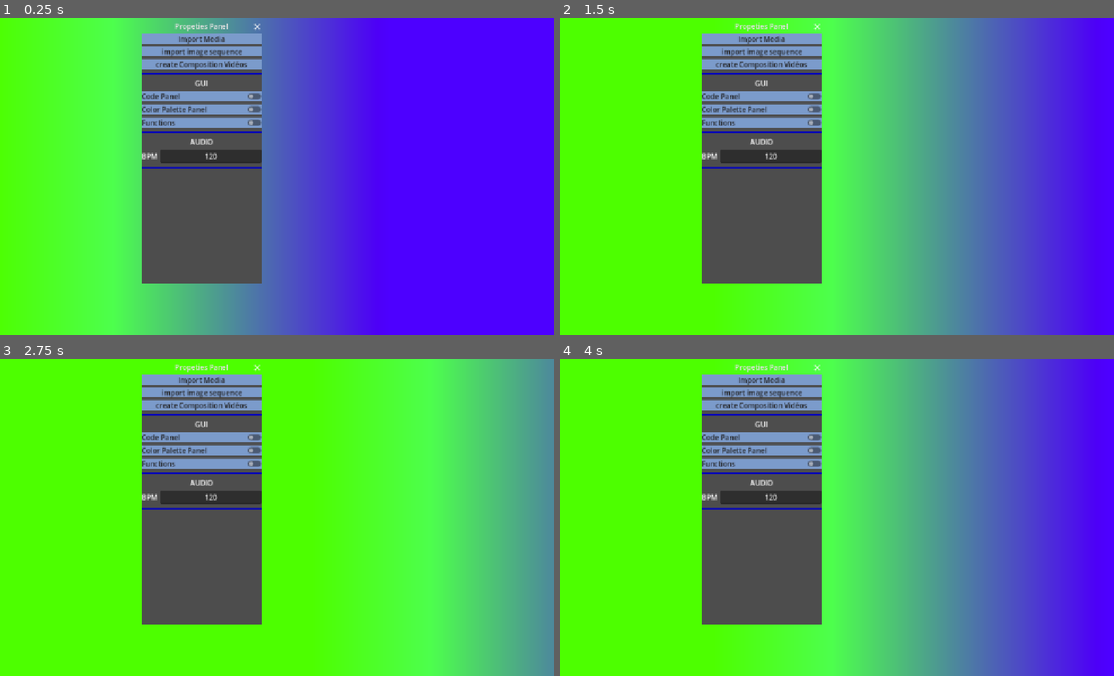
Above: before the commit, frames 1-4 (two rows, left to right).
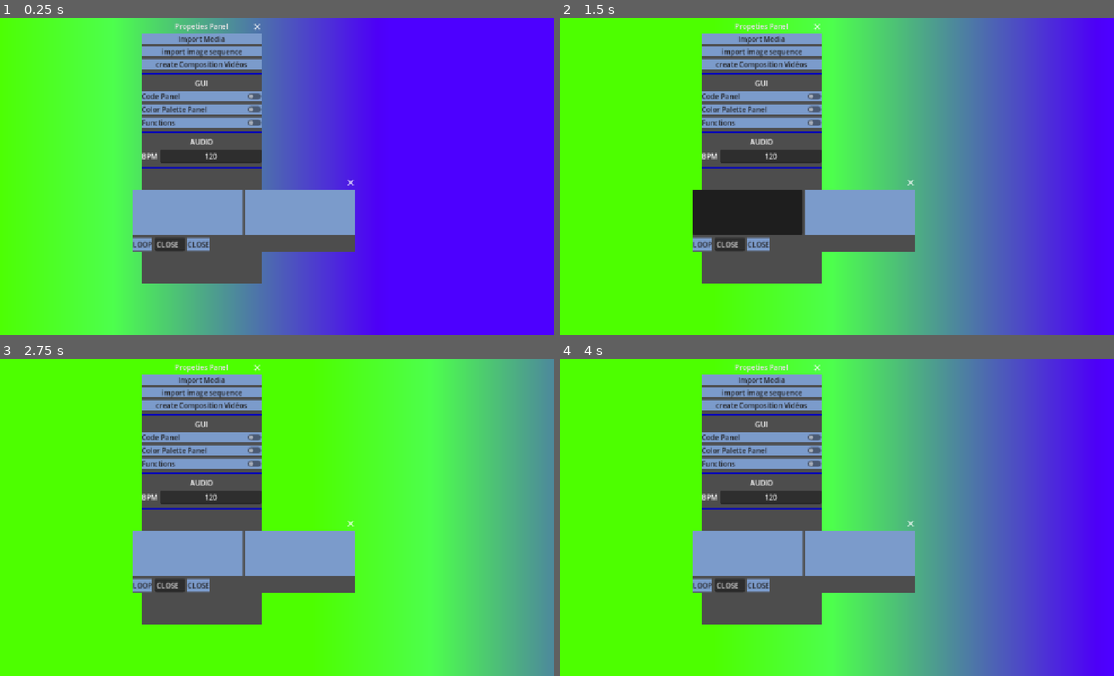
Above: after the commit, the same moments.

Repository: Juju-brz/GDVJ-2
Game: Godot game, scene res://scenes/main.tscn
Same seed, same stepped clock (60 frames per second), same inputs: the game is played once before the commit and once after it. The engine's default icon, where the game draws it, is replaced by a stand-in: a white triangle on a blue panel in a dark square.
Inputs (mouse positions are in pixels of both pictures, inside the frame that each line leads up to):
- Up to frame 1 (0.25 s): no input
- Up to frame 2 (1.5 s): tap Enter at 0.5 s; move the mouse to (953, 160) at 0.52 s; tap Alt (media_change_mode) at 0.6 s; click (953, 160) at 0.67 s; drag from (720, 192) to (803, 239) at 1.27 s
- Up to frame 3 (2.75 s): move the mouse to (326, 447) at 2.02 s; tap [ (media_front) at 2.1 s; click (326, 447) at 2.17 s
- Up to frame 4 (4 s): drag from (803, 580) to (659, 469) at 2.77 s; move the mouse to (1003, 565) at 3.52 s; hold ] (media_back) from 3.53 s (still down); hold = (media_zoom_in) from 3.53 s (still down); click (1003, 565) at 3.67 s

The runs differ from the first frame. In frame 1, 7.1% of the frame differs, in the area x 23-65%, y 51-74%; in frame 2, 7.1%; in frame 3, 7.1%; in frame 4, 7.1%.

Commit message:
okay good begninng to import video into composition

Diff:
--- a/UI/button_compo_video.tscn
+++ b/UI/button_compo_video.tscn
@@ -1,4 +1,7 @@
 [gd_scene format=3 uid="uid://yskplgqtvglr"]
+
+[ext_resource type="Script" uid="uid://ce8tr5mqmvj21" path="res://scripts/button_compo_video.gd" id="1_1u025"]
 
 [node name="ButtonCompoVideo" type="Button" unique_id=1228571772]
 size_flags_horizontal = 3
+script = ExtResource("1_1u025")
--- a/autoload/Global.gd
+++ b/autoload/Global.gd
@@ -38,7 +38,7 @@
 signal color_changed(bg_color: Color)
 signal seleted_changed(is_dragging: bool)
 signal loading_screen(time:float)
-
+signal button_compo(id :int)
 
 var mouse_activation : bool = true
 var BPM : String = "120.0"
--- a/scenes/main.tscn
+++ b/scenes/main.tscn
@@ -310,9 +310,8 @@
 
 [node name="Window" type="Window" parent="UI/CompositionVideo" unique_id=2031633769]
 oversampling_override = 1.0
-position = Vector2i(314, 390)
-size = Vector2i(596, 134)
-visible = false
+position = Vector2i(325, 390)
+size = Vector2i(504, 141)
 
 [node name="VBoxContainer" type="VBoxContainer" parent="UI/CompositionVideo/Window" unique_id=2043018296]
 anchors_preset = 15
@@ -358,6 +357,5 @@
 [connection signal="confirmed" from="UI/Functions/Functions/FileDialogSave" to="UI/Functions" method="_on_file_dialog_save_confirmed"]
 [connection signal="files_selected" from="UI/Functions/Functions/FileDialogSave" to="UI/Functions" method="_on_file_dialog_save_files_selected"]
 [connection signal="pressed" from="UI/Functions/Functions/TabContainer/CodeEdit/ButtonSave" to="UI/Functions" method="_on_button_save_pressed"]
-[connection signal="pressed" from="UI/CompositionVideo/Window/VBoxContainer/HBoxContainer/ButtonCompoVideo" to="CanvasLayer/mediaImport" method="_on_button_compo_video_pressed"]
 
 [editable path="UI/CodeLine"]
--- /dev/null
+++ b/scripts/button_compo_video.gd
@@ -0,0 +1,14 @@
+extends Button
+
+static var next_id := 0
+
+var id: int
+
+signal action_pressed(id: int)
+
+func _init():
+	id = next_id
+	next_id += 1
+
+func _ready():
+	pressed.connect(func(): GLOBAL.button_compo.emit(id))
--- a/scripts/main.gd
+++ b/scripts/main.gd
@@ -4,7 +4,7 @@
 @export var texRect: TextureRect
 @export var colorRect : ColorRect
 
-
+var id: int
 signal color(BGColor : Color)
 var switch = true
 @export var BPM_Line_Edit : LineEdit
--- a/scripts/media.gd
+++ b/scripts/media.gd
@@ -11,7 +11,13 @@
 
 signal draggingON(is_dragging : bool)
 
-static var next_id := 0 # increment with every instances
+static var next_id :int = 0 # increment with every instances
+var id = "image"
+
+func _init():
+	id += str(next_id)
+	print(id)
+	next_id += 1
 
 func _ready():
 	sprite = self
@@ -49,20 +55,20 @@
 				is_selected = true
 				is_dragging = true
 				drag_offset = global_position - get_global_mouse_position()
-				#if is_selected:
-					##GLOBAL.emit_signal("draggingON")
-					#GLOBAL.seleted_changed.emit(is_dragging)
-					#
-					#print("emit signal is selected")
+				if is_selected:
+					#GLOBAL.emit_signal("draggingON")
+					GLOBAL.seleted_changed.emit(is_dragging)
+
+					print("emit signal is selected")
 
 			else:
 				is_selected = false
 		else:
 			is_dragging = false
 			## TEST ##
-			#if is_selected == false:
-				#GLOBAL.seleted_changed.emit(is_dragging)
-				#print("emit signal is not selected")
+			if is_selected == false:
+				GLOBAL.seleted_changed.emit(is_dragging)
+				print("emit signal is not selected")
 
 	if is_selected:
 		if Input.is_action_just_pressed("media_lock"):
@@ -111,8 +117,8 @@
 		else:
 			global_position = get_global_mouse_position() + drag_offset
 
-	if is_selected:
-		send_signal()
+	#if is_selected:
+		#send_signal()
 	#else:
 		#send_signal()
 	#sprite.rotation += deg_to_rad(45.0 * delta)
@@ -132,8 +138,8 @@
 
 ## SIGNALS ##
 
-func send_signal():
-	GLOBAL.seleted_changed.emit(is_dragging)
+#func send_signal():
+	#GLOBAL.seleted_changed.emit(is_dragging)
 
 	#print("emit signal is selected")
 
--- a/scripts/media_import.gd
+++ b/scripts/media_import.gd
@@ -17,7 +17,7 @@
 func _ready() -> void:
 	file_dialog_image.file_selected.connect(on_file_selected)
 	file_dialog_video.dir_selected.connect(on_dir_selected)
-
+	GLOBAL.button_compo.connect(_on_button_compo_video_pressed)
 
 func open_file_dialog_image():
 	file_dialog_image.show()
@@ -52,7 +52,7 @@
 
 	#ResourceLoader.load_threaded_request(new_instance)
 	instances.append(new_instance)
-	new_instance.next_id +=1
+	#new_instance.next_id +=1
 	print("id", new_instance.next_id)
 
 func on_dir_selected(dir : String):
@@ -98,6 +98,6 @@
 	file_dialog_video.show()
 
 
-func _on_button_compo_video_pressed() -> void:
+func _on_button_compo_video_pressed(id) -> void:
 	file_dialog_video.show()
-	ButtonCompoVideo.icon = load("res://media/jujuLogo.png")
+	#ButtonCompoVideo.icon = load("res://media/jujuLogo.png")
Not shown, added: scripts/button_compo_video.gd.uid
